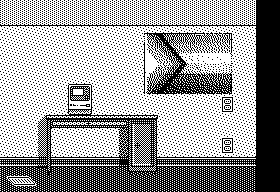
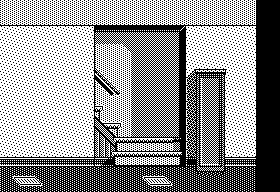
Layered file, before and after one edit (280x192). Changes by layer:
removed layer "Pasted Layer #4" over [left=221, top=137, right=234, bottom=154]
removed layer "Pasted Layer #3" over [left=68, top=84, right=92, bottom=115]
removed layer "Pasted Layer #2" over [left=38, top=115, right=158, bottom=175]
removed layer "Pasted Layer #1" over [left=144, top=33, right=232, bottom=94]
removed layer "Pasted Layer #5" over [left=221, top=96, right=234, bottom=113]
added layer "vents" above "Pasted Layer" over [left=13, top=176, right=172, bottom=186]
painted on "Pasted Layer" over [left=7, top=69, right=226, bottom=186]
painted on "background1.png" over [left=94, top=26, right=186, bottom=166]
